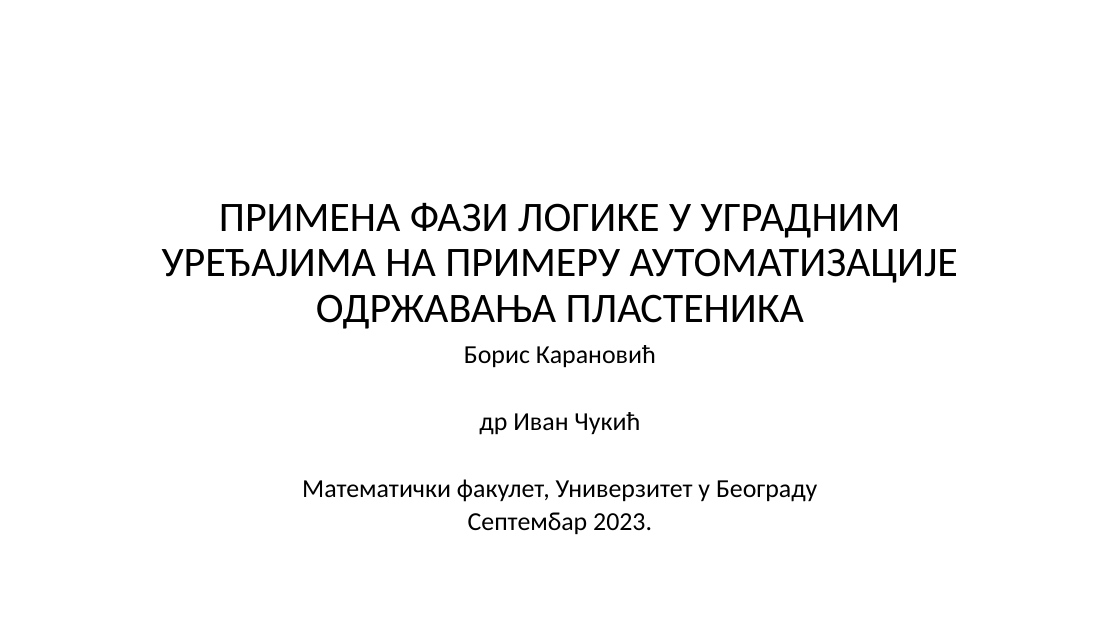
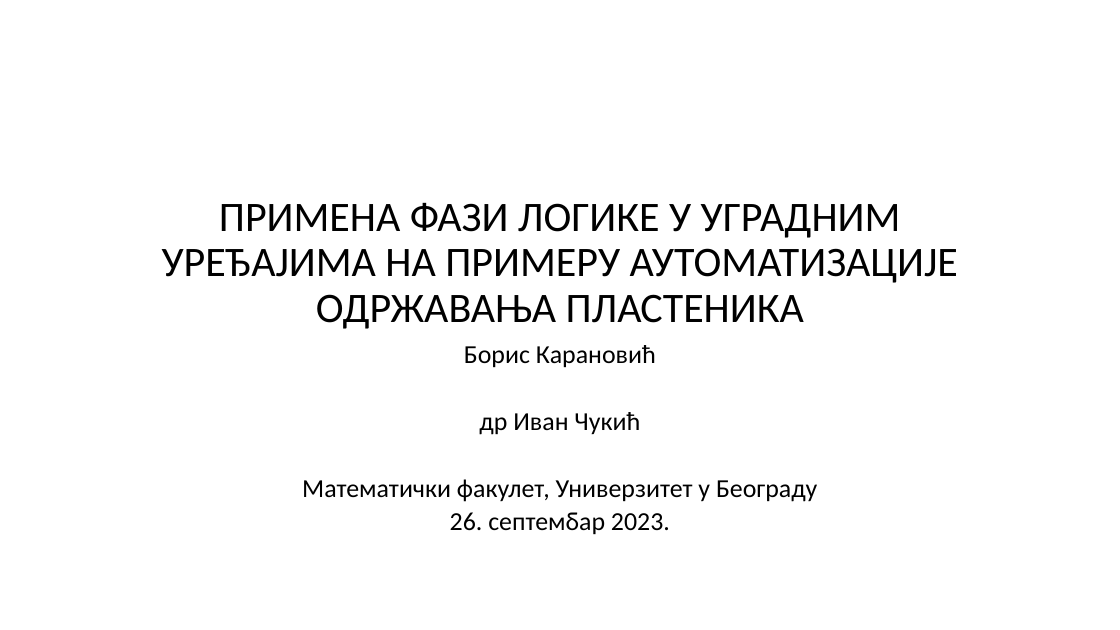
Before and after one commit to bozzano101/FuzzyGreenhouse, a slide deck: slide 1 of Presentation/Presentation.pptx. Drawn at 1120x630 pixels with LibreOffice and Linux fonts; fonts in the diff are those of the drawing; background and template pictures are left out. Boxes give left, top, right and bottom in pixels: in the first picture for what was removed or moved away, otherwise in the second. Text is boxed around its words. In the diff, an @@ line names an element or a change of style, - is before the commit and + after.

```diff
--- a/Presentation/Presentation.pptx
+++ b/Presentation/Presentation.pptx
@@ subtitle at (450, 512, 670, 535): text changed @@
-Септембар 2023.
+26. септембар 2023.
```
Also in this commit, not shown: 2 other slides changed, 2 slides added, 1 slide removed, 2 other files.
